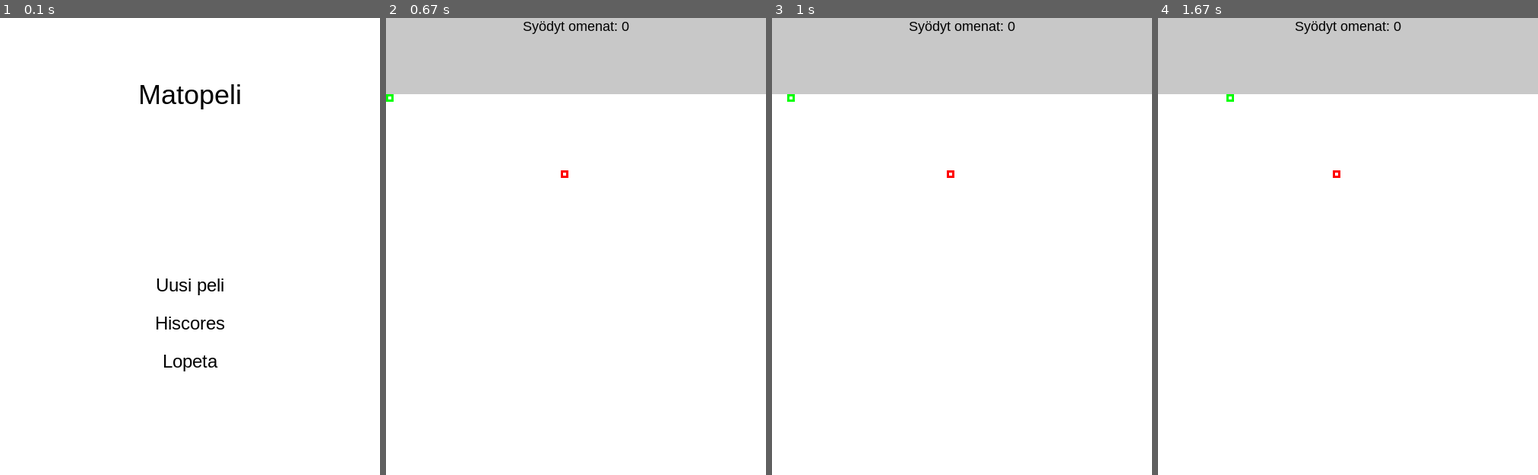
Above: before the commit, frames 1-4 (left to right).
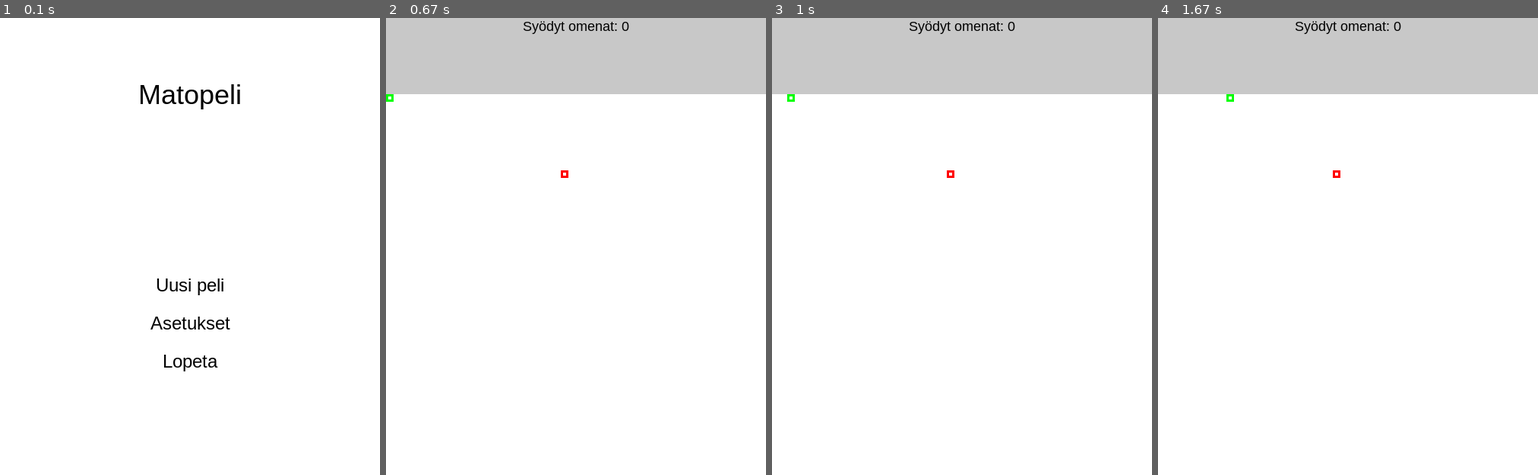
Above: after the commit, the same moments.

Repository: Jaleksi/Pygame
Game: pygame game, started from matopppp.py
Two runs of this game, one before a commit and one after it. Both use one fixed random seed, a clock stepped at 60 frames per second and the inputs below.
Inputs (mouse positions are in pixels of both pictures, inside the frame that each line leads up to):
- Up to frame 1 (0.1 s): no input
- Up to frame 2 (0.67 s): click "Uusi peli" at 0.38 s
- Up to frame 3 (1 s): hold Space from 0.67 s (still down); hold Right from 0.67 s (still down); move the mouse to (1083, 232) at 0.7 s
- Up to frame 4 (1.67 s): release Space at 1.13 s; release Right at 1.13 s

The runs differ from the first frame. In frame 1, 0.3% of the frame differs, in the area x 39-61%, y 65-69%; in frame 2, nothing differs; in frame 3, nothing differs; in frame 4, nothing differs.

Commit message:
matopeli, kesken

Diff:
--- a/matopppp.py
+++ b/matopppp.py
@@ -22,7 +22,7 @@
                     if(valinta.msg == "Uusi peli"):
                         gameon = True
                         peli()
-                    elif(valinta.msg == "Hiscores"):
+                    elif(valinta.msg == "Asetukset"):
                         print("tulossa..")
                     elif(valinta.msg == "Lopeta"):
                         pygame.quit()
@@ -41,6 +41,8 @@
                 if(event.key == pygame.K_DOWN):
                     mato.ynopeus = 10
                     mato.xnopeus = 0
+                if(event.key == pygame.K_SPACE):
+                    mato.kieli = True
             else:
                 main()
 
@@ -72,7 +74,7 @@
 
 
 valinnat = [Teksti("Uusi peli", 24, 0, 350, (0, 0, 0)),
-            Teksti("Hiscores", 24, 0, 400, (0, 0, 0)),
+            Teksti("Asetukset", 24, 0, 400, (0, 0, 0)),
             Teksti("Lopeta", 24, 0, 450, (0, 0, 0))]
 
 
@@ -100,10 +102,17 @@
         self.paa = pygame.Rect(x, y, 10, 10)
         self.kokomato.append(self.paa)
         self.pituus = 1
+        self.kieli = False
 
     def matopiirto(self):
         for osa in self.kokomato:
             pygame.draw.rect(display, (0, 255, 0), osa, 3)
+
+        if(self.kieli):
+            pygame.draw.line(display, (255, 0, 0), self.kielistartPos, self.kieliendPos, 3)
+            pygame.draw.circle(display, (255,0,0), self.kieliendPos, 5, 0)
+            self.kieli = False
+
 
     def matoliiku(self):
         global gameon
@@ -130,24 +139,49 @@
             pass
         self.paa = uusipaa
 
-        print(len(omenapaikat))
         if(len(self.kokomato) > self.pituus):
             omenapaikat.append([self.kokomato[-1].x, self.kokomato[-1].y])
             self.kokomato.pop()
 
-
+        if(self.kieli):
+            if(abs(self.xnopeus) > abs(self.ynopeus)):
+                if(self.xnopeus > 0):
+                    #oikea
+                    self.kielistartPos = [self.paa.x+10, self.paa.y+5]
+                    self.kieliendPos = [self.paa.x+50, self.paa.y+5]
+                else:
+                    #Vasen
+                    self.kielistartPos = [self.paa.x, self.paa.y+5]
+                    self.kieliendPos = [self.paa.x-40, self.paa.y+5]
+            else:
+                if(self.ynopeus > 0):
+                    #alas
+                    self.kielistartPos = [self.paa.x+5, self.paa.y+10]
+                    self.kieliendPos = [self.paa.x+5, self.paa.y+50]
+                else:
+                    #ylos
+                    self.kielistartPos = [self.paa.x+5, self.paa.y]
+                    self.kieliendPos = [self.paa.x+5, self.paa.y-40]
 
     def matosyo(self):
+        if(self.kieli):
+            if(omena.omppu.y-10 < self.kieliendPos[1] < omena.omppu.y+20 and
+               omena.omppu.x-10 < self.kieliendPos[0] < omena.omppu.x+20):
+                tmp = choice(omenapaikat)
+                omena.omppu = pygame.Rect(tmp[0], tmp[1], 10, 10)
+                self.pituus += 1
+
         if(self.paa.x == omena.omppu.x and self.paa.y == omena.omppu.y):
             tmp = choice(omenapaikat)
             omena.omppu = pygame.Rect(tmp[0], tmp[1], 10, 10)
             self.pituus += 1
 
 
+
 class Omena:
-    def __init__(self, sijainti):
+    def __init__(self, sijainti, spessu):
         self.omppu = pygame.Rect(sijainti[0], sijainti[1], 10, 10)
-
+        self.spessu = spessu
     def omenapiirto(self):
         pygame.draw.rect(display, (255, 0, 0), self.omppu, 3)
 
@@ -162,7 +196,7 @@
     oy += 10
     ox = 0
 mato = Mato(0, 100)
-omena = Omena(choice(omenapaikat))
+omena = Omena(choice(omenapaikat), False)
 
 def tulostaulu():
     pygame.draw.rect(display, (200, 200, 200), [0, 0, 500, 100], 0)
